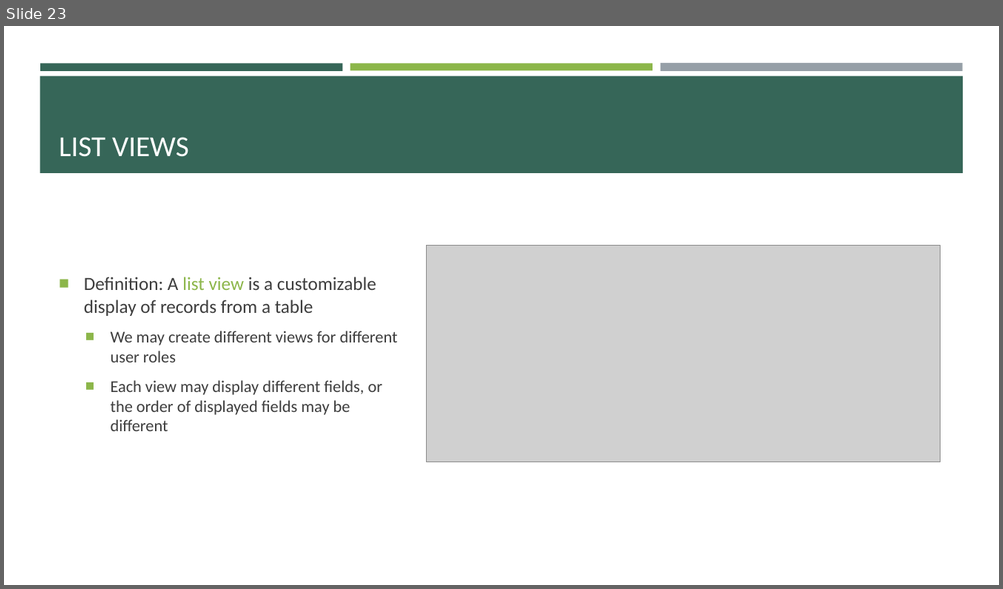
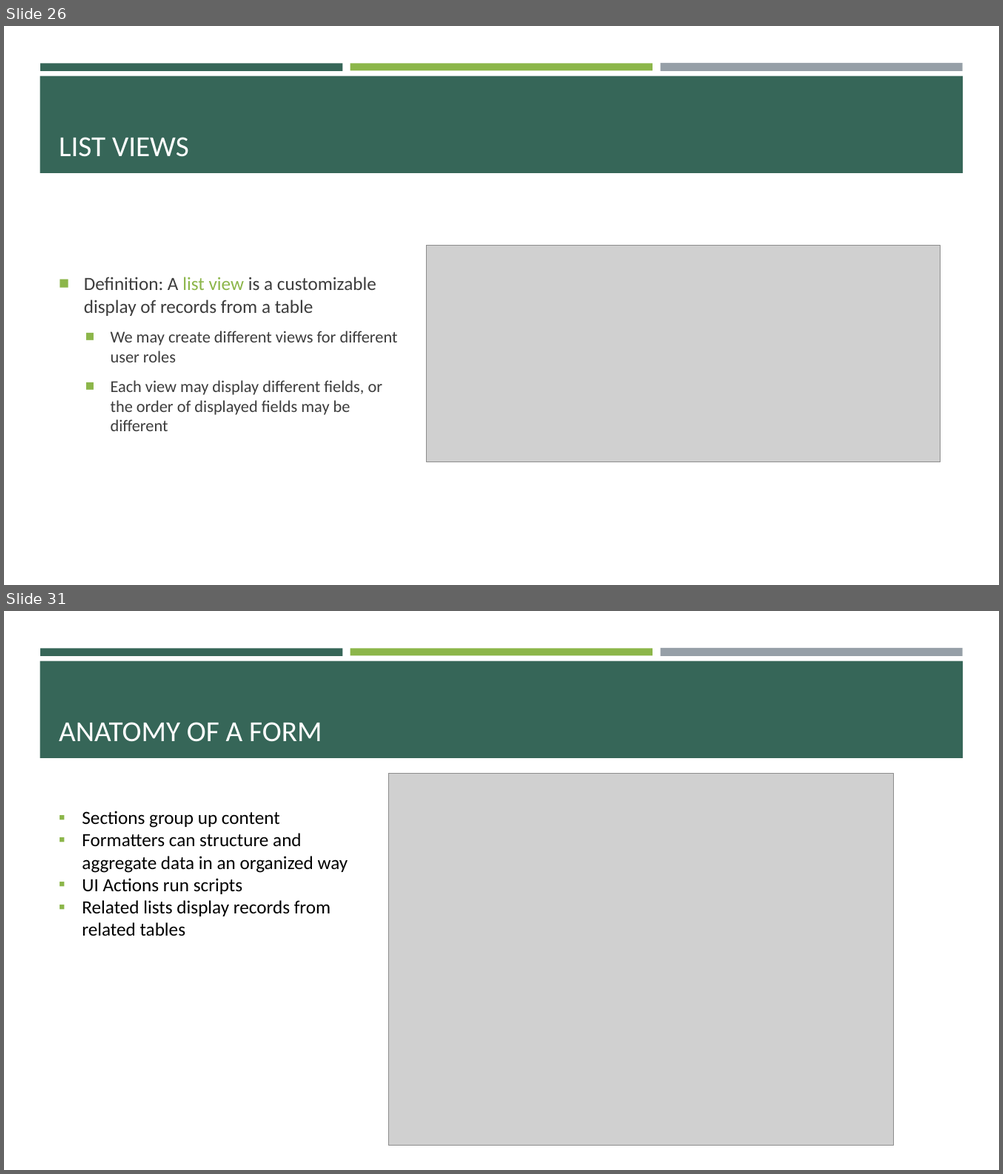
Before and after one commit to e-m-wilson/SNOW, a slide deck: Week_3/SNOW_Basics.pptx. Shown one above the other, each under a label of ours: slide 23 before the commit, slides 26 and 31 after it; the slides between them are not shown. The pictures are 1003x589 and 1003x1174 pixels, drawn with LibreOffice and Linux fonts; fonts in the diff are those of the drawing; grey boxes stand for pictures. Boxes give left, top, right and bottom in pixels: in the first picture for what was removed or moved away, otherwise in the second. Text is boxed around its words. In the diff, an @@ line names an element or a change of style, - is before the commit and + after.

```diff
--- a/Week_3/SNOW_Basics.pptx
+++ b/Week_3/SNOW_Basics.pptx
@@ slide 31 added at (4,611,999,1170), background #FFFFFF; not listed: 4 template elements that a slide beside it also shows @@
@@ title added at (59,722,321,742), 28 pt, text #FFFFFF @@
+ANATOMY OF A FORM
@@ picture added at (388,773,893,1146) @@
@@ text added at (82,811,348,937), 18 pt, text #000000 @@
+▪ Sections group up content
+▪ Formatters can structure and aggregate data in an organized way
+▪ UI Actions run scripts
+▪ Related lists display records from related tables
@@ what was slide 23 is now slide 26 @@
```
Also in this commit, not shown: 2 slides changed, 31 other slides added, 1 other file.
